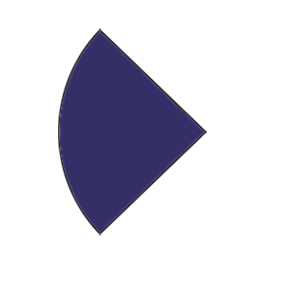
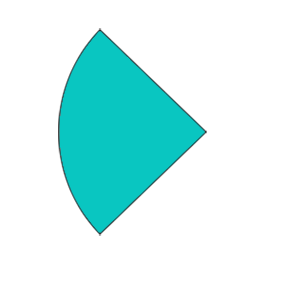
The second w=296, h=296 image is a revision of the first. Changes to its layers:
painted on "Layer 2" over <box>59,31,205,233</box>
